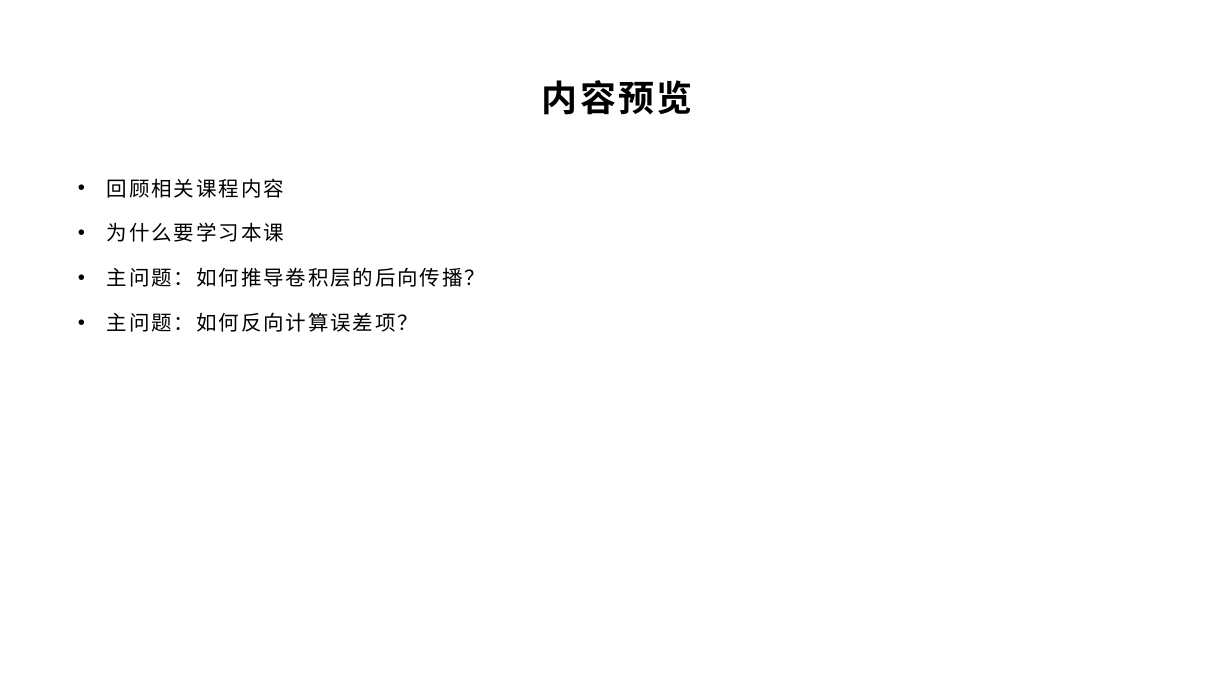
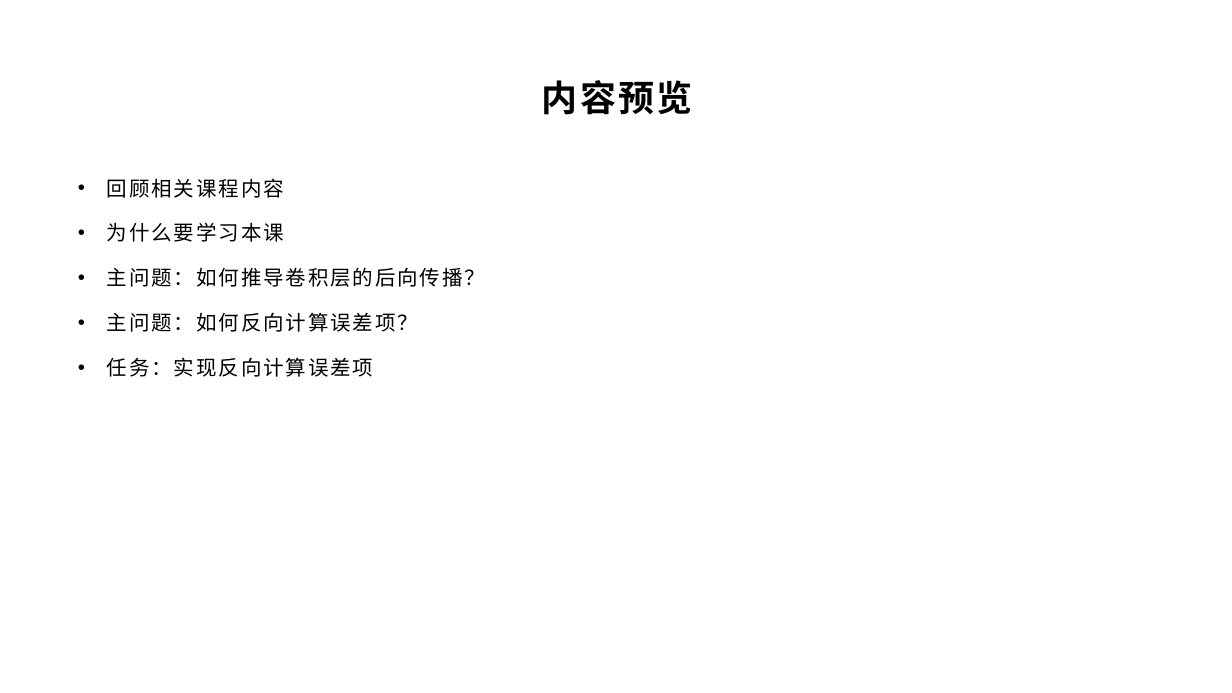
Before and after one commit to yyc-git/DeepLearningEdu, a slide deck: slide 3 of lessons/10_conv_layer_backward/ppt/卷积层的后向传播推导.pptx. Drawn at 1232x693 pixels with LibreOffice and Linux fonts; fonts in the diff are those of the drawing; background and template pictures are left out. Boxes give left, top, right and bottom in pixels: in the first picture for what was removed or moved away, otherwise in the second. Text is boxed around its words. In the diff, an @@ line names an element or a change of style, - is before the commit and + after.

```diff
--- a/lessons/10_conv_layer_backward/ppt/卷积层的后向传播推导.pptx
+++ b/lessons/10_conv_layer_backward/ppt/卷积层的后向传播推导.pptx
@@ text at bbox=[107, 357, 374, 377]: paragraph added @@
+• 任务：实现反向计算误差项
```
Also in this commit, not shown: 1 slide added, 47 other files.
